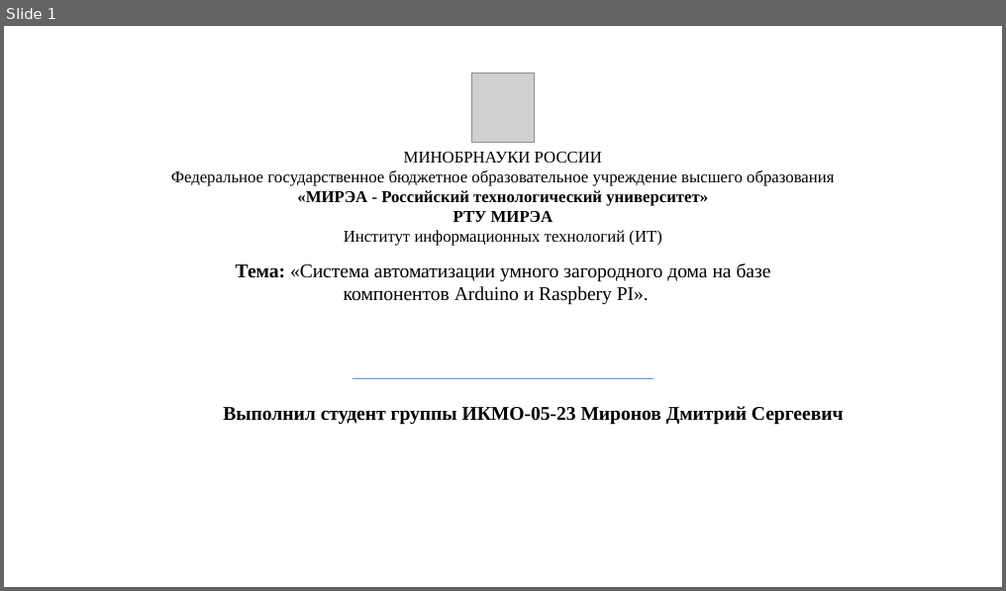
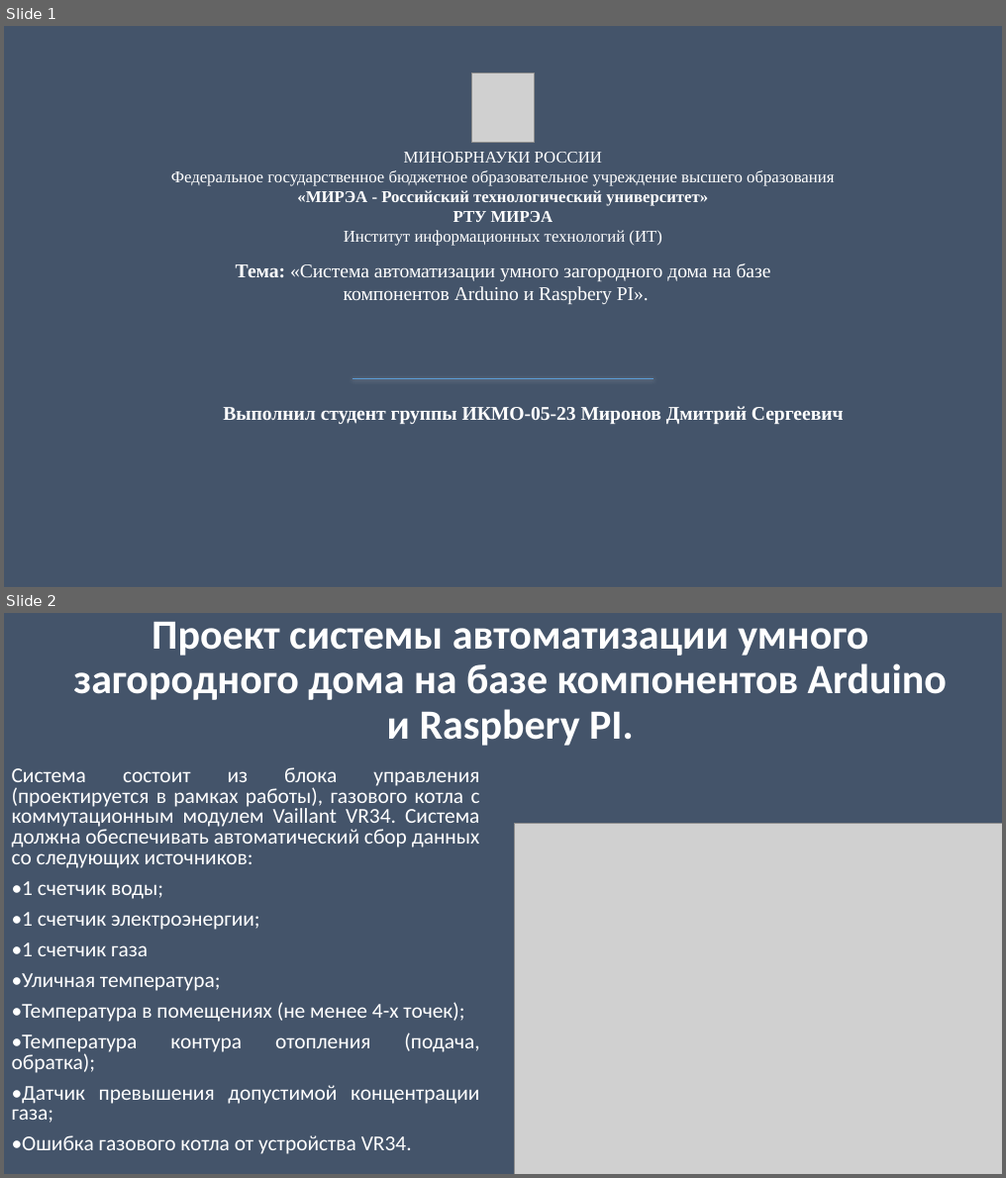
Before and after one commit to Raccoonn78/MagiCtr, a slide deck: 2 семестр/курсач/2025/Миронов_Д_С_ИКМО_05_23.pptx. Shown one above the other, each under a label of ours: slide 1 before the commit, slides 1 and 2 after it. The pictures are 1006x591 and 1006x1178 pixels, drawn with LibreOffice and Linux fonts; fonts in the diff are those of the drawing; grey boxes stand for pictures. Boxes give left, top, right and bottom in pixels: in the first picture for what was removed or moved away, otherwise in the second. Text is boxed around its words. In the diff, an @@ line names an element or a change of style, - is before the commit and + after.

```diff
--- a/2 семестр/курсач/2025/Миронов_Д_С_ИКМО_05_23.pptx
+++ b/2 семестр/курсач/2025/Миронов_Д_С_ИКМО_05_23.pptx
@@ slide 2 added at <box>4,613,1002,1174</box>, background #44546A @@
@@ title added at <box>73,621,946,746</box>, 40 pt, text #FFFFFF, bold @@
+Проект системы автоматизации умного загородного дома на базе компонентов Arduino и Raspbery PI.
@@ subtitle added at <box>12,767,480,1155</box>, 20.4 pt, text #FFFFFF @@
+Система состоит из блока управления (проектируется в рамках работы), газового котла с коммутационным модулем Vaillant VR34. Система должна обеспечивать автоматический сбор данных со следующих источников:
+•1 счетчик воды;
+•1 счетчик электроэнергии;
+•1 счетчик газа
+•Уличная температура;
+•Температура в помещениях (не менее 4-х точек);
+•Температура контура отопления (подача, обратка);
+•Датчик превышения допустимой концентрации газа;
+•Ошибка газового котла от устройства VR34.
@@ picture added at <box>514,823,1002,1174</box> @@
@@ slide 1 changed as well @@
@@ background #FFFFFF to #44546A @@
@@ text colour #000000 to #FFFFFF in 3 elements at <box>223,406,844,424</box>, <box>171,152,834,246</box>, <box>236,264,771,304</box> @@
```
Also in this commit, not shown: 5 other slides added, 6 slides removed, 1 other file.
